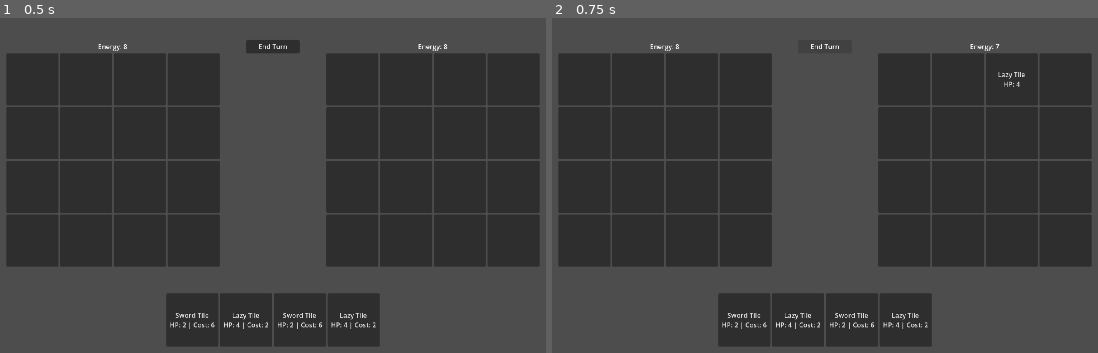
Above: before the commit, frames 1-2 (left to right).
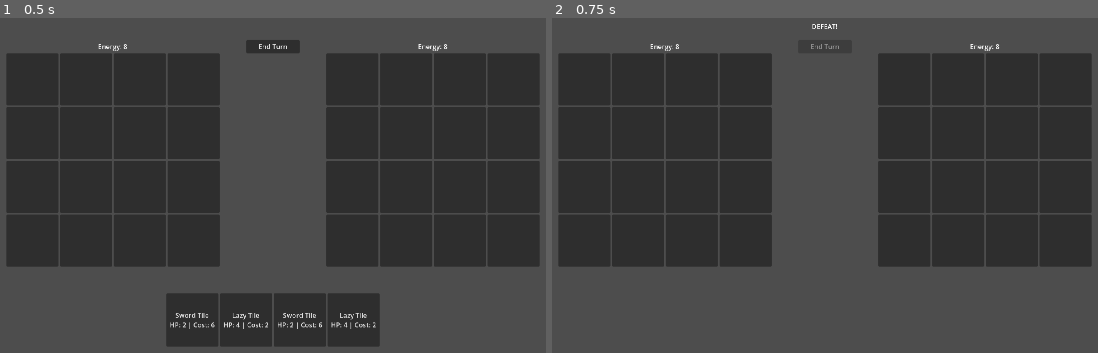
Above: after the commit, the same moments.

Repository: desyatkas/tilegrave
Game: Godot game, scene res://scenes/main.tscn
Same seed, same stepped clock (60 frames per second), same inputs: the game is played once before the commit and once after it.
Inputs:
- Up to frame 1 (0.5 s): no input
- Up to frame 2 (0.75 s): click "End Turn" at 0.5 s

Frame 1 is identical in both runs. In frame 2, 5.9% of the frame differs, in the area x 30-87%, y 1-98%.

Commit message:
feat: win/lose condition

Diff:
--- a/scenes/main.tscn
+++ b/scenes/main.tscn
@@ -4,7 +4,7 @@
 [ext_resource type="PackedScene" uid="uid://mlwe4gckryex" path="res://scenes/board_view.tscn" id="2_0wfyh"]
 [ext_resource type="PackedScene" uid="uid://hnrq3wsrp4ct" path="res://scenes/shop_view.tscn" id="3_sugp2"]
 
-[node name="Main" type="Control" unique_id=1556792486 node_paths=PackedStringArray("player_bv", "enemy_bv", "shop_view", "player_energy_label", "enemy_energy_label", "end_turn_button")]
+[node name="Main" type="Control" unique_id=1556792486 node_paths=PackedStringArray("player_bv", "enemy_bv", "shop_view", "player_energy_label", "enemy_energy_label", "end_turn_button", "result_label")]
 layout_mode = 3
 anchors_preset = 15
 anchor_right = 1.0
@@ -18,6 +18,7 @@
 player_energy_label = NodePath("PlayerEnergyLabel")
 enemy_energy_label = NodePath("EnemyEnergyLabel")
 end_turn_button = NodePath("EndTurnButton")
+result_label = NodePath("ResultLabel")
 
 [node name="PlayerBoardView" parent="." unique_id=1796937213 instance=ExtResource("2_0wfyh")]
 layout_mode = 1
@@ -109,3 +110,20 @@
 grow_horizontal = 2
 grow_vertical = 2
 text = "End Turn"
+
+[node name="ResultLabel" type="Label" parent="." unique_id=490076366]
+visible = false
+layout_mode = 1
+anchors_preset = 8
+anchor_left = 0.5
+anchor_top = 0.5
+anchor_right = 0.5
+anchor_bottom = 0.5
+offset_left = -64.0
+offset_top = -336.0
+offset_right = 64.0
+offset_bottom = -304.0
+grow_horizontal = 2
+grow_vertical = 2
+horizontal_alignment = 1
+vertical_alignment = 1
--- a/scripts/main.gd
+++ b/scripts/main.gd
@@ -10,8 +10,11 @@
 @export var player_energy_label: Label
 @export var enemy_energy_label: Label
 @export var end_turn_button: Button
+@export var result_label: Label
 
 var game: GameState
+var game_over: bool = false
+var enemy_has_taken_turn: bool = false
 
 
 func _ready() -> void:
@@ -32,11 +35,14 @@
 func _on_player_tile_drop_requested(idx: int, definition: TileDefinition, offer_index: int) -> void:
 	var pos: Array[int] = game.player_bs.idx_to_pos(idx)
 
-	if not game.purchase_tile(
-			game.player_bs,
-			pos[0],
-			pos[1],
-			definition
+	if (
+			game_over
+			or not game.purchase_tile(
+					game.player_bs,
+					pos[0],
+					pos[1],
+					definition
+			)
 	):
 		return
 
@@ -55,12 +61,24 @@
 
 
 func _on_end_turn_pressed() -> void:
+	if game_over:
+		return
+
 	game.resolve_abilities(game.player_bs)
 	game.player_bs.advance_turn()
 	game.regenerate_energy(game.player_bs)
-	run_enemy_turn()
 	player_bv.refresh()
 	enemy_bv.refresh()
+
+	if check_game_over():
+		update_ui()
+		return
+
+	run_enemy_turn()
+	enemy_has_taken_turn = true
+	player_bv.refresh()
+	enemy_bv.refresh()
+	check_game_over()
 	update_ui()
 
 
@@ -113,6 +131,34 @@
 	return -1
 
 
+func check_game_over() -> bool:
+	var player_alive: bool = not game.player_bs.get_alive_indices().is_empty()
+	var enemy_alive: bool = not game.enemy_bs.get_alive_indices().is_empty()
+
+	if not player_alive and enemy_has_taken_turn and not enemy_alive:
+		finish_game("DRAW!")
+		return true
+
+	if not player_alive:
+		finish_game("DEFEAT!")
+		return true
+
+	if enemy_has_taken_turn and not enemy_alive:
+		finish_game("VICTORY!")
+		return true
+
+	return false
+
+
+func finish_game(result: String) -> void:
+	game_over = true
+	result_label.text = result
+	result_label.visible = true
+	end_turn_button.disabled = true
+	shop_view.visible = false
+	player_bv.accepts_tile_drops = false
+
+
 func update_ui() -> void:
 	player_energy_label.text = "Energy: %d" % game.player_energy
 	enemy_energy_label.text = "Energy: %d" % game.enemy_energy
